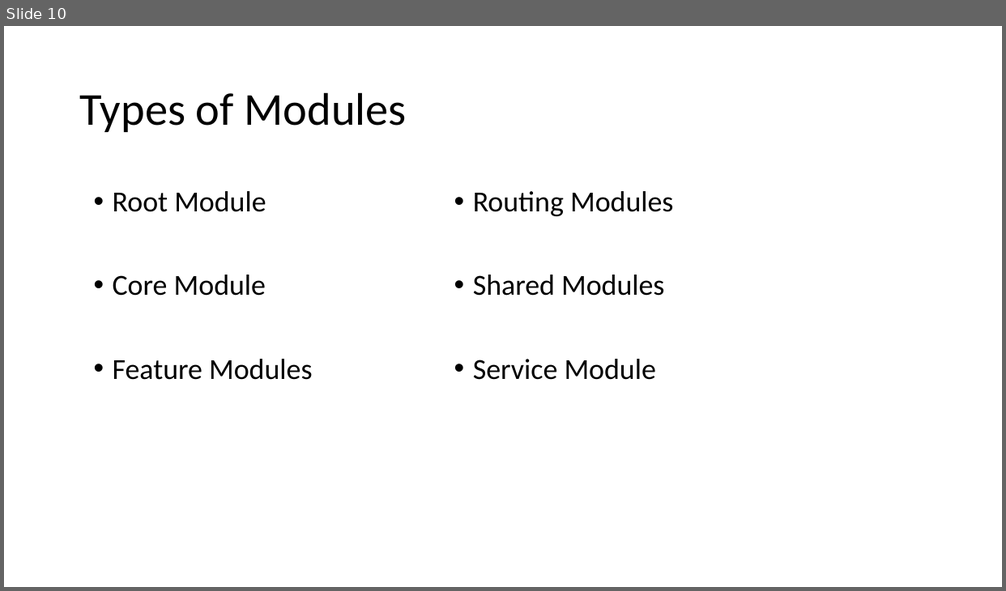
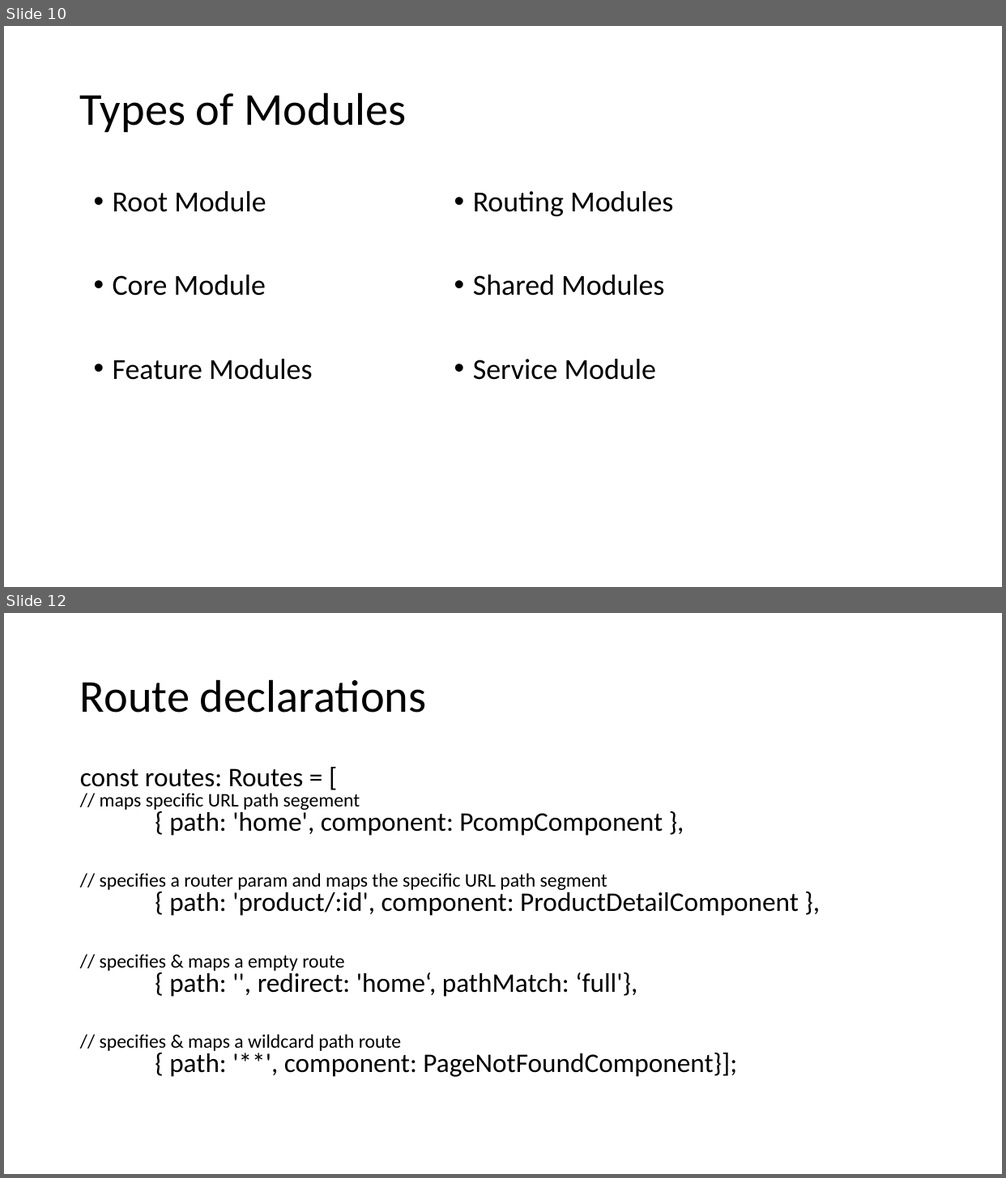
Before and after one commit to simhaabhijit/Angular-Training-Intermediate, a slide deck: Angular Intermediate Level Training PPT.pptx. Shown one above the other, each under a label of ours: slide 10 before the commit, slides 10 and 12 after it; the slides between them are not shown. The pictures are 1006x591 and 1006x1178 pixels, drawn with LibreOffice and Linux fonts; fonts in the diff are those of the drawing. Boxes give left, top, right and bottom in pixels: in the first picture for what was removed or moved away, otherwise in the second. Text is boxed around its words. In the diff, an @@ line names an element or a change of style, - is before the commit and + after.

```diff
--- a/Angular Intermediate Level Training PPT.pptx
+++ b/Angular Intermediate Level Training PPT.pptx
@@ slide 12 added at box(4, 613, 1002, 1174), background #FFFFFF @@
@@ title added at box(80, 679, 427, 713), 44 pt, text #000000 @@
+Route declarations
@@ text added at box(80, 769, 799, 1077), 25.9 pt, text #000000 @@
+const routes: Routes = [
+// maps specific URL path segement
+{ path: 'home', component: PcompComponent },
+// specifies a router param and maps the specific URL path segment
+{ path: 'product/:id', component: ProductDetailComponent },
+// specifies & maps a empty route
+{ path: '', redirect: 'home‘, pathMatch: ‘full'},
+// specifies & maps a wildcard path route
+{ path: '**', component: PageNotFoundComponent}];
```
Also in this commit, not shown: 2 other slides added, 1 slide removed, 4 other files.
